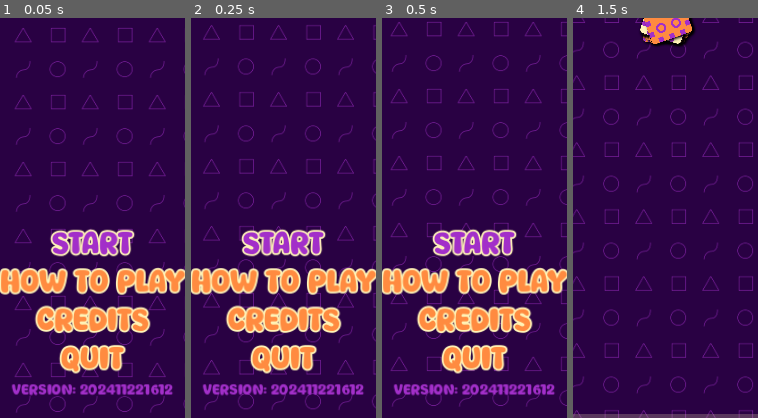
Above: before the commit, frames 1-4 (left to right).
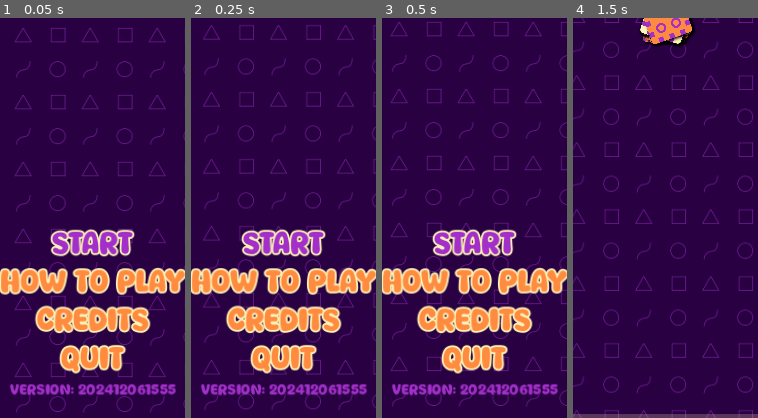
Above: after the commit, the same moments.

Repository: magopian/rummager
Game: Godot game, scene res://start_menu.tscn
The game is run twice, just before and just after one commit, with the same random seed, the same clock (stepped at 60 frames per second) and the same inputs. Sound files missing from this copy of the repository are replaced by a short silence.
Inputs:
- Up to frame 1 (0.05 s): no input
- Up to frame 2 (0.25 s): no input
- Up to frame 3 (0.5 s): no input
- Up to frame 4 (1.5 s): click "START" at 0.5 s; click "Let's go!" at 1.25 s
The pictures show only the part of the screen within x 25-75%, y 50-100%; the shares and areas given below are measured in that part.

The runs differ from the first frame. In frame 1, 1.6% of the frame differs, in the area x 5-96%, y 91-95%; in frame 2, 1.6%; in frame 3, 1.6%; in frame 4, nothing differs.

Commit message:
Bump version number

Diff:
--- a/project.godot
+++ b/project.godot
@@ -11,7 +11,7 @@
 [application]
 
 config/name="Rummager"
-config/version="202411221612"
+config/version="202412061555"
 run/main_scene="res://start_menu.tscn"
 config/features=PackedStringArray("4.3", "Mobile")
 boot_splash/image="res://assets/boot_splash.png"
Not shown, changed: export_presets.cfg
